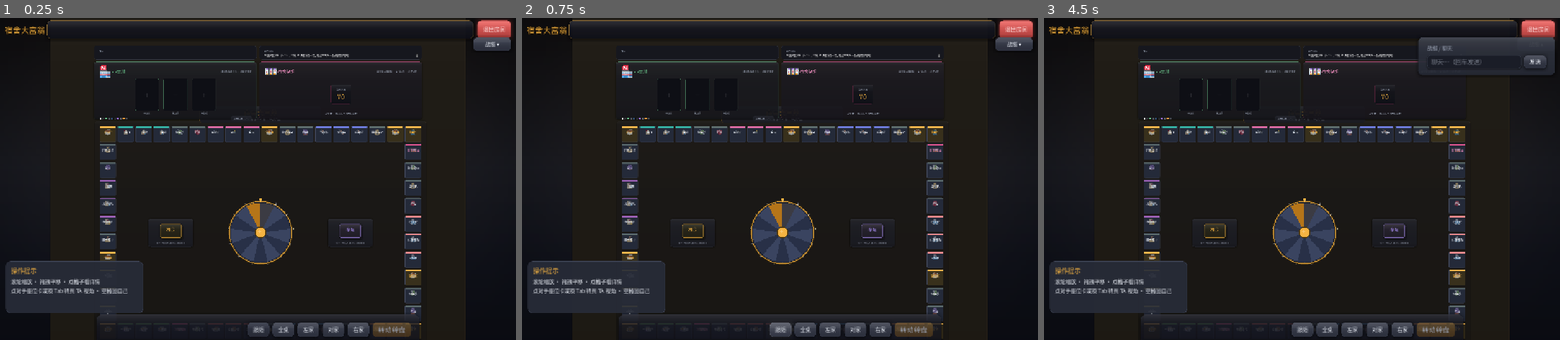
Above: before the commit, frames 1-3 (left to right).
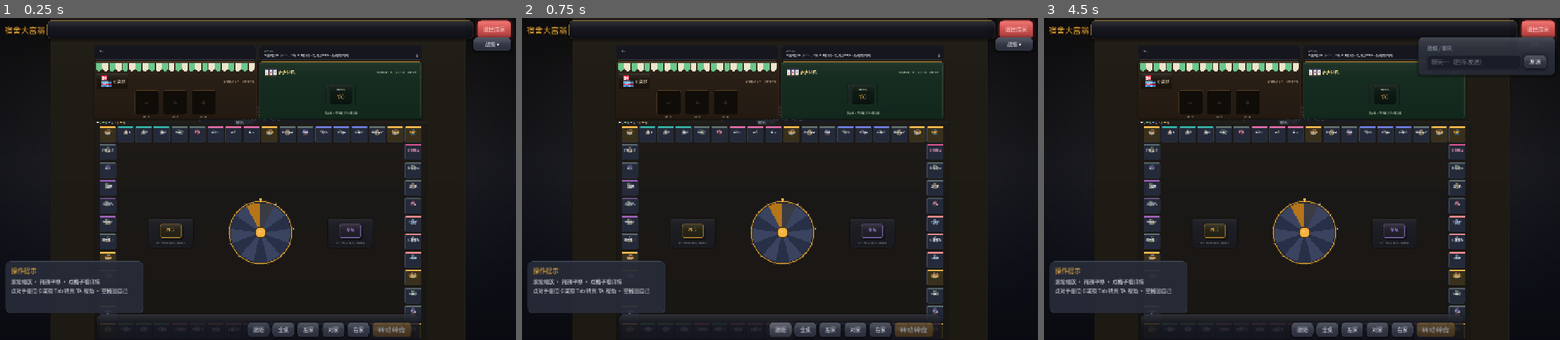
Above: after the commit, the same moments.

Repository: Lousync/dorm-monopoly
Game: Godot game, scene res://scenes/game.tscn
The game is run twice, just before and just after one commit, with the same random seed, the same clock (stepped at 60 frames per second) and the same inputs. This scene is started directly instead of the project's main scene.
Inputs:
- Up to frame 1 (0.25 s): no input
- Up to frame 2 (0.75 s): click "跟随" at 0.5 s
- Up to frame 3 (4.5 s): click "全桌" at 1.25 s; click "左家" at 2 s; click "对家" at 2.75 s; click "右家" at 3.5 s; click "战报 ▾" at 4.25 s

The runs differ from the first frame. In frame 1, 2.1% of the frame differs, in the area x 18-82%, y 13-33%; in frame 2, 2.1%; in frame 3, 2.0%.
Error in both runs: Out of bounds get index '0' (on base: 'Array') (res://scripts/game.gd:747)

Commit message:
两座桌面设施材质化：小卖部木柜台+绿白圆弧雨棚+招牌木牌，赌场绿呢牌桌+金边滚线+卡背装饰
桌游感分层：设施=桌上的实体物件（暖色材质），数据轨/座位栏=玩家辅助 UI（冷色玻璃）继续退后

Diff:
--- a/scripts/board_view.gd
+++ b/scripts/board_view.gd
@@ -879,6 +879,8 @@
 const CASINO_ACCENT := Color(0.93, 0.3, 0.55)   # 赌场：与赌场格同色
 const SHOP_QUALITIES := [Color(0.93, 0.93, 0.93), Color(0.42, 0.78, 0.55),
 	Color(0.36, 0.6, 0.92), Color(0.66, 0.47, 0.92), Color(0.96, 0.62, 0.25)]  # 白绿蓝紫橙
+const SHOP_WOOD_TEXT := Color(0.78, 0.7, 0.58)     # 木柜台上的米黄字
+const CASINO_FELT_TEXT := Color(0.72, 0.8, 0.68)   # 绿呢桌上的浅绿字
 
 ## 顶部空区：上层数据轨（战况四家横排 + 最近战报），下层左右两座常驻设施
 ## （左小卖部 / 右赌场，世界坐标随桌面旋转；小卖部为道具系统的桌面柜台壳子）
@@ -904,6 +906,14 @@
 	panel.add_theme_stylebox_override("panel", sb)
 	_world.add_child(panel)
 	return panel
+
+func _mini_card_back() -> Panel:
+	var cb := Panel.new()
+	cb.size = Vector2(34, 46)
+	cb.mouse_filter = Control.MOUSE_FILTER_IGNORE
+	cb.add_theme_stylebox_override("panel", UIKit.card_stylebox(Color(0.125, 0.11, 0.155), 8,
+		Color(UIKit.ACCENT_DEEP.r, UIKit.ACCENT_DEEP.g, UIKit.ACCENT_DEEP.b), 1, 3))
+	return cb
 
 func _fixture_icon(icon_name: String) -> TextureRect:
 	var t := TextureRect.new()
@@ -958,13 +968,44 @@
 	_world_log.mouse_filter = Control.MOUSE_FILTER_IGNORE
 	v.add_child(_world_log)
 
-## 小卖部（左半）：货架 3 格 + 品质图例 + 刷新按钮，道具系统解冻后接活数据，规格零迁移
+## 小卖部（左半）：木柜台 + 绿白条纹雨棚 + 货架 3 格 + 品质图例 + 刷新按钮
+## （道具系统解冻后接货架存货 / 刷新费用 / 购买操作，规格零迁移）
 func _make_shop(rect: Rect2) -> void:
-	var panel := _zone_panel(rect, UIKit.card_stylebox(Color(0.078, 0.08, 0.1, 0.9), 18,
-		Color(SHOP_ACCENT.r, SHOP_ACCENT.g, SHOP_ACCENT.b, 0.55), 1, 12))
-	var m := UIKit.margins(18, 14, 12, 12)
-	m.position = Vector2(18, 14)
-	m.size = rect.size - Vector2(36, 26)
+	var panel := _zone_panel(rect, UIKit.card_stylebox(Color(0.135, 0.095, 0.06, 0.97), 18,
+		Color(0.36, 0.25, 0.13), 2, 14))
+	# 雨棚：绿白竖条纹 + 圆弧垂边，压在柜台顶上
+	var band := HBoxContainer.new()
+	band.position = Vector2(14, 12)
+	band.size = Vector2(rect.size.x - 28.0, 30)
+	band.mouse_filter = Control.MOUSE_FILTER_IGNORE
+	panel.add_child(band)
+	var scal := HBoxContainer.new()
+	scal.position = Vector2(14, 42)
+	scal.size = Vector2(rect.size.x - 28.0, 20)
+	scal.mouse_filter = Control.MOUSE_FILTER_IGNORE
+	panel.add_child(scal)
+	for i in 24:
+		var c := SHOP_ACCENT if i % 2 == 0 else Color(0.93, 0.9, 0.8)
+		var cr := ColorRect.new()
+		cr.color = c
+		cr.size_flags_horizontal = Control.SIZE_EXPAND_FILL
+		cr.mouse_filter = Control.MOUSE_FILTER_IGNORE
+		band.add_child(cr)
+		var cup := Panel.new()
+		var cup_w := (rect.size.x - 28.0) / 24.0
+		var sb := StyleBoxFlat.new()
+		sb.bg_color = c
+		sb.corner_radius_bottom_left = int(cup_w * 0.5)
+		sb.corner_radius_bottom_right = int(cup_w * 0.5)
+		sb.border_width_bottom = 1
+		sb.border_color = Color(0, 0, 0, 0.2)
+		cup.add_theme_stylebox_override("panel", sb)
+		cup.size_flags_horizontal = Control.SIZE_EXPAND_FILL
+		cup.mouse_filter = Control.MOUSE_FILTER_IGNORE
+		scal.add_child(cup)
+	var m := UIKit.margins(0, 0, 0, 0)
+	m.position = Vector2(18, 76)
+	m.size = rect.size - Vector2(36, 88)  # 上让位雨棚，下留 12 底边距
 	m.mouse_filter = Control.MOUSE_FILTER_IGNORE
 	panel.add_child(m)
 	var v := VBoxContainer.new()
@@ -972,16 +1013,25 @@
 	v.mouse_filter = Control.MOUSE_FILTER_IGNORE
 	m.add_child(v)
 	var head := HBoxContainer.new()
-	head.add_theme_constant_override("separation", 8)
+	head.add_theme_constant_override("separation", 10)
 	head.mouse_filter = Control.MOUSE_FILTER_IGNORE
 	v.add_child(head)
-	head.add_child(_fixture_icon("daily"))
-	head.add_child(UIKit.label("小卖部", 26, SHOP_ACCENT))
+	var plaque := UIKit.panel_container(Color(0.1, 0.07, 0.045, 0.95), 8, Color(0.5, 0.36, 0.18), 1)
+	head.add_child(plaque)
+	var pm := UIKit.margins(12, 10, 4, 4)
+	pm.mouse_filter = Control.MOUSE_FILTER_IGNORE
+	plaque.add_child(pm)
+	var ph := HBoxContainer.new()
+	ph.add_theme_constant_override("separation", 8)
+	ph.mouse_filter = Control.MOUSE_FILTER_IGNORE
+	pm.add_child(ph)
+	ph.add_child(_fixture_icon("daily"))
+	ph.add_child(UIKit.label("小卖部", 24, Color(0.93, 0.88, 0.75)))
 	var sp := Control.new()
 	sp.size_flags_horizontal = Control.SIZE_EXPAND_FILL
 	sp.mouse_filter = Control.MOUSE_FILTER_IGNORE
 	head.add_child(sp)
-	head.add_child(UIKit.label("每回合限购 1 件 · 刷新费递增", 14, UIKit.TEXT_DIM))
+	head.add_child(UIKit.label("每回合限购 1 件 · 刷新费递增", 14, SHOP_WOOD_TEXT))
 	var shelf := HBoxContainer.new()
 	shelf.add_theme_constant_override("separation", 28)
 	shelf.alignment = BoxContainer.ALIGNMENT_CENTER
@@ -994,18 +1044,18 @@
 		slot.mouse_filter = Control.MOUSE_FILTER_IGNORE
 		shelf.add_child(slot)
 		var card := Panel.new()
-		card.custom_minimum_size = Vector2(150, 200)
+		card.custom_minimum_size = Vector2(150, 150)
 		card.size_flags_vertical = Control.SIZE_EXPAND_FILL
 		card.mouse_filter = Control.MOUSE_FILTER_IGNORE
-		card.add_theme_stylebox_override("panel", UIKit.stylebox(Color(0.05, 0.055, 0.08, 0.9), 10,
-			Color(SHOP_ACCENT.r, SHOP_ACCENT.g, SHOP_ACCENT.b, 0.26), 1))
+		card.add_theme_stylebox_override("panel", UIKit.stylebox(Color(0.06, 0.045, 0.03, 0.95), 10,
+			Color(0.45, 0.32, 0.16, 0.55), 1))
 		slot.add_child(card)
 		var cc := CenterContainer.new()
 		cc.set_anchors_and_offsets_preset(Control.PRESET_FULL_RECT)
 		cc.mouse_filter = Control.MOUSE_FILTER_IGNORE
 		card.add_child(cc)
-		cc.add_child(UIKit.label("＋", 36, Color(1, 1, 1, 0.13)))
-		var price_l := UIKit.label("待上架", 13, UIKit.TEXT_DIM)
+		cc.add_child(UIKit.label("＋", 36, Color(0.93, 0.88, 0.75, 0.16)))
+		var price_l := UIKit.label("待上架", 13, SHOP_WOOD_TEXT)
 		price_l.horizontal_alignment = HORIZONTAL_ALIGNMENT_CENTER
 		price_l.mouse_filter = Control.MOUSE_FILTER_IGNORE
 		slot.add_child(price_l)
@@ -1028,19 +1078,28 @@
 		var qc: Color = SHOP_QUALITIES[qi]
 		dot.add_theme_stylebox_override("panel", UIKit.stylebox(qc, 6, Color(0, 0, 0, 0.4), 1))
 		legend.add_child(dot)
-		legend.add_child(UIKit.label(["白", "绿", "蓝", "紫", "橙"][qi], 13, UIKit.TEXT_DIM))
+		legend.add_child(UIKit.label(["白", "绿", "蓝", "紫", "橙"][qi], 13, SHOP_WOOD_TEXT))
 	_shop_refresh = UIKit.button("刷新货架 · ¥—", 14)
 	_shop_refresh.disabled = true
 	_shop_refresh.mouse_filter = Control.MOUSE_FILTER_IGNORE
 	foot.add_child(_shop_refresh)
 
-## 赌场（右半）：常驻显示奖池与状态，活数据由对局层经 update_casino 喂入；对局玩法仍在弹层
+
+## 赌场（右半）：绿呢牌桌 + 金色滚边 + 两张卡背，奖池/状态活数据；对局玩法仍在弹层
 func _make_casino(rect: Rect2) -> void:
-	var panel := _zone_panel(rect, UIKit.card_stylebox(Color(0.082, 0.075, 0.1, 0.9), 18,
-		Color(CASINO_ACCENT.r, CASINO_ACCENT.g, CASINO_ACCENT.b, 0.55), 1, 12))
-	var m := UIKit.margins(18, 14, 12, 12)
-	m.position = Vector2(18, 14)
-	m.size = rect.size - Vector2(36, 26)
+	var panel := _zone_panel(rect, UIKit.card_stylebox(Color(0.062, 0.155, 0.105, 0.97), 18,
+		Color(UIKit.ACCENT_DEEP.r, UIKit.ACCENT_DEEP.g, UIKit.ACCENT_DEEP.b), 2, 14))
+	# 牌桌内圈金线
+	var ring := Panel.new()
+	ring.position = Vector2(10, 10)
+	ring.size = rect.size - Vector2(20, 20)
+	ring.mouse_filter = Control.MOUSE_FILTER_IGNORE
+	ring.add_theme_stylebox_override("panel", UIKit.stylebox(Color(0, 0, 0, 0), 12,
+		Color(UIKit.ACCENT_HI.r, UIKit.ACCENT_HI.g, UIKit.ACCENT_HI.b, 0.3), 1))
+	panel.add_child(ring)
+	var m := UIKit.margins(18, 16, 16, 14)
+	m.position = Vector2(18, 16)
+	m.size = rect.size - Vector2(36, 30)
 	m.mouse_filter = Control.MOUSE_FILTER_IGNORE
 	panel.add_child(m)
 	var v := VBoxContainer.new()
@@ -1048,32 +1107,41 @@
 	v.mouse_filter = Control.MOUSE_FILTER_IGNORE
 	m.add_child(v)
 	var head := HBoxContainer.new()
-	head.add_theme_constant_override("separation", 8)
+	head.add_theme_constant_override("separation", 10)
 	head.mouse_filter = Control.MOUSE_FILTER_IGNORE
 	v.add_child(head)
 	head.add_child(_fixture_icon("casino"))
-	head.add_child(UIKit.label("宿舍赌场", 26, Color(0.98, 0.58, 0.78)))
+	head.add_child(UIKit.label("宿舍赌场", 26, UIKit.ACCENT_HI))
 	var sp := Control.new()
 	sp.size_flags_horizontal = Control.SIZE_EXPAND_FILL
 	sp.mouse_filter = Control.MOUSE_FILTER_IGNORE
 	head.add_child(sp)
-	head.add_child(UIKit.label("踩到赌场格开局 · 全员入局 · 赢家通吃", 14, UIKit.TEXT_DIM))
+	head.add_child(UIKit.label("踩到赌场格开局 · 全员入局 · 赢家通吃", 14, CASINO_FELT_TEXT))
 	var mid := VBoxContainer.new()
 	mid.alignment = BoxContainer.ALIGNMENT_CENTER
 	mid.size_flags_vertical = Control.SIZE_EXPAND_FILL
 	mid.mouse_filter = Control.MOUSE_FILTER_IGNORE
 	v.add_child(mid)
-	var pot_panel := UIKit.panel_container(Color(0.05, 0.055, 0.08, 0.85), 12,
-		Color(CASINO_ACCENT.r, CASINO_ACCENT.g, CASINO_ACCENT.b, 0.3), 1)
-	pot_panel.size_flags_horizontal = Control.SIZE_SHRINK_CENTER
-	mid.add_child(pot_panel)
-	var pm := UIKit.margins(24, 24, 10, 8)
+	var pot_row := HBoxContainer.new()
+	pot_row.add_theme_constant_override("separation", 24)
+	pot_row.alignment = BoxContainer.ALIGNMENT_CENTER
+	pot_row.mouse_filter = Control.MOUSE_FILTER_IGNORE
+	mid.add_child(pot_row)
+	var cb_l := _mini_card_back()
+	cb_l.rotation = -0.12
+	cb_l.pivot_offset = Vector2(17, 23)
+	pot_row.add_child(cb_l)
+	var pot_panel := UIKit.panel_container(Color(0.03, 0.07, 0.05, 0.9), 12,
+		Color(UIKit.ACCENT_HI.r, UIKit.ACCENT_HI.g, UIKit.ACCENT_HI.b, 0.45), 1)
+	pot_row.add_child(pot_panel)
+	var pm := UIKit.margins(28, 28, 10, 8)
+	pm.mouse_filter = Control.MOUSE_FILTER_IGNORE
 	pot_panel.add_child(pm)
 	var pv := VBoxContainer.new()
 	pv.add_theme_constant_override("separation", 2)
 	pv.mouse_filter = Control.MOUSE_FILTER_IGNORE
 	pm.add_child(pv)
-	var cap := UIKit.label("当前奖池", 14, UIKit.TEXT_DIM)
+	var cap := UIKit.label("当前奖池", 14, CASINO_FELT_TEXT)
 	cap.horizontal_alignment = HORIZONTAL_ALIGNMENT_CENTER
 	cap.mouse_filter = Control.MOUSE_FILTER_IGNORE
 	pv.add_child(cap)
@@ -1081,10 +1149,15 @@
 	_casino_pool_l.horizontal_alignment = HORIZONTAL_ALIGNMENT_CENTER
 	_casino_pool_l.mouse_filter = Control.MOUSE_FILTER_IGNORE
 	pv.add_child(_casino_pool_l)
-	_casino_status_l = UIKit.label("歇业中 · 等待有人踩中赌场格", 15, UIKit.TEXT_DIM)
+	var cb_r := _mini_card_back()
+	cb_r.rotation = 0.12
+	cb_r.pivot_offset = Vector2(17, 23)
+	pot_row.add_child(cb_r)
+	_casino_status_l = UIKit.label("歇业中 · 等待有人踩中赌场格", 15, CASINO_FELT_TEXT)
 	_casino_status_l.horizontal_alignment = HORIZONTAL_ALIGNMENT_CENTER
 	_casino_status_l.mouse_filter = Control.MOUSE_FILTER_IGNORE
 	v.add_child(_casino_status_l)
+
 
 ## 赌场设施活数据（pool = 0 视为歇业）
 func update_casino(pool: int, status: String) -> void:
@@ -1093,7 +1166,7 @@
 	if _casino_status_l != null and is_instance_valid(_casino_status_l):
 		_casino_status_l.text = status
 		_casino_status_l.add_theme_color_override("font_color",
-			UIKit.ACCENT if pool > 0 else UIKit.TEXT_DIM)
+			UIKit.ACCENT if pool > 0 else CASINO_FELT_TEXT)
 
 
 ## 战况轨：按行动顺序四家横排（现金由对局层刷新）
Binary file added: shots/fixt_mat2_solo_table_plain.png
Binary file added: shots/fixt_mat_4p_table_plain.png
